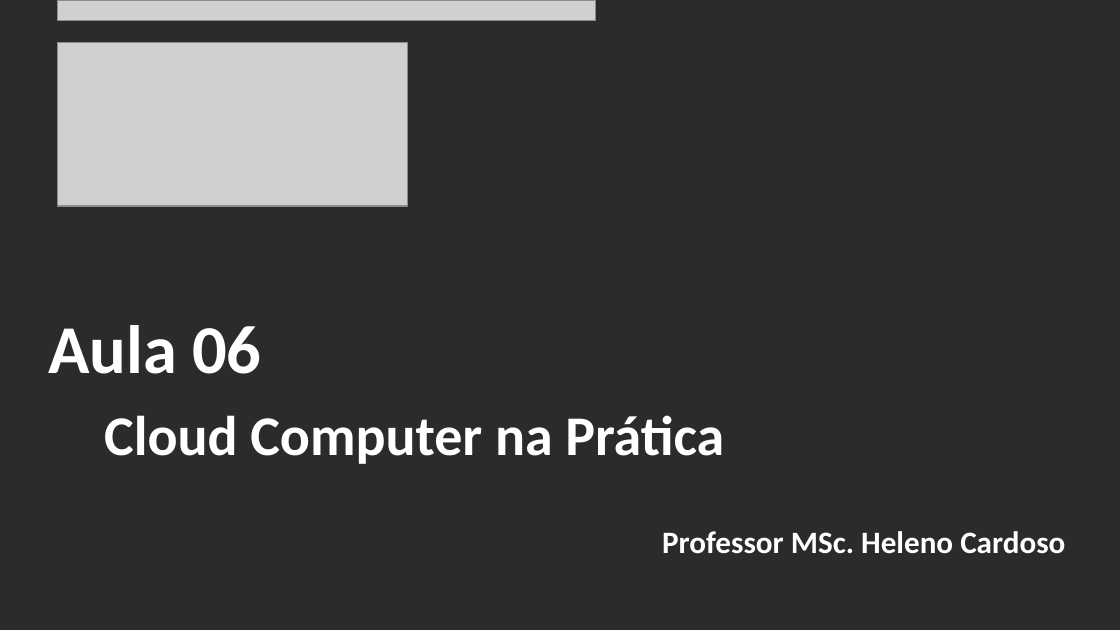
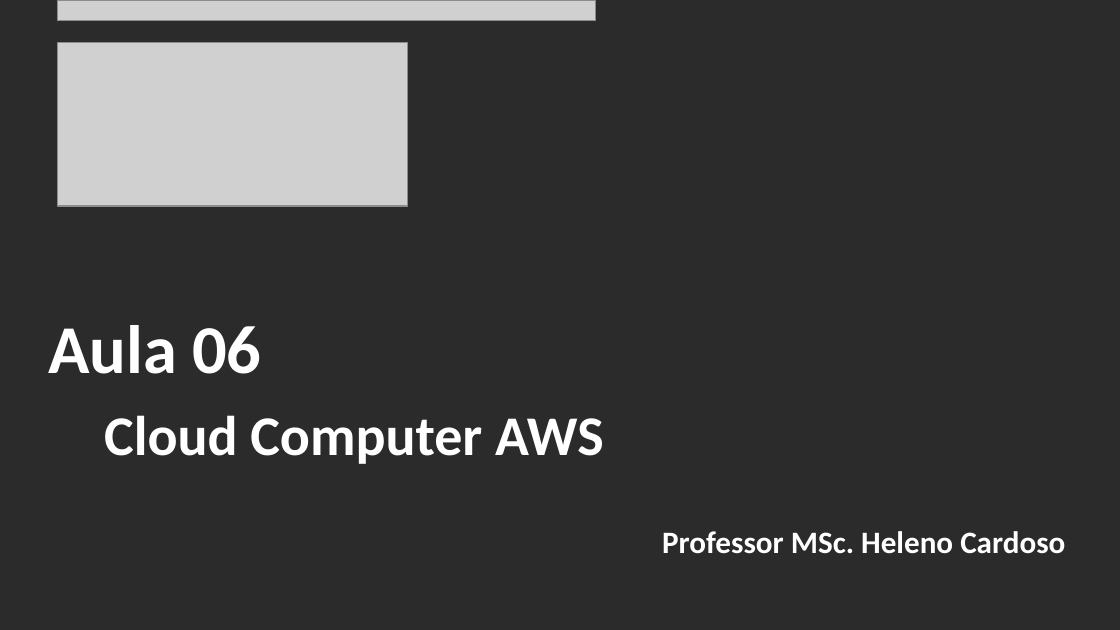
Before and after one commit to CloudEducationBrazil/WydenComputacaoNuvemWebServicesLinux, a slide deck: slide 2 of 01 Classes/Aula 06 - Computação em Nuvem e Web Services em Linux Cloud AWS.pptx. Drawn at 1120x630 pixels with LibreOffice and Linux fonts; fonts in the diff are those of the drawing; grey boxes stand for pictures; background and template pictures are left out; a plain dark background stands for a picture behind light text. Boxes give left, top, right and bottom in pixels: in the first picture for what was removed or moved away, otherwise in the second. Text is boxed around its words. In the diff, an @@ line names an element or a change of style, - is before the commit and + after.

Commit message:
Aula 06 Cloud Computing 06042023

```diff
--- a/01 Classes/Aula 06 - Computação em Nuvem e Web Services em Linux Cloud AWS.pptx
+++ b/01 Classes/Aula 06 - Computação em Nuvem e Web Services em Linux Cloud AWS.pptx
@@ title at bbox=[48, 325, 604, 464]: text changed @@
-Aula 06
-Cloud Computer na Prática
+Aula 06
+Cloud Computer AWS
```
Also in this commit, not shown: 5 other slides changed, 1 slide added, 3 other files.
